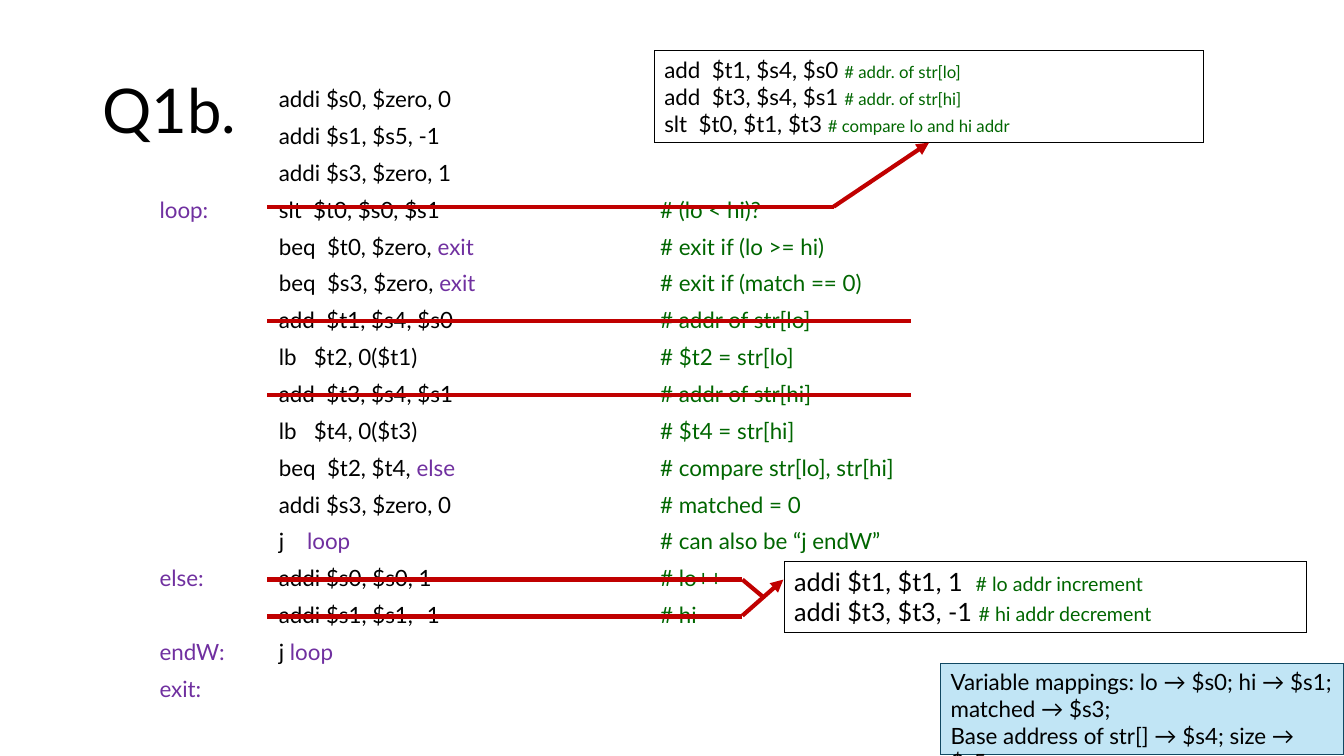
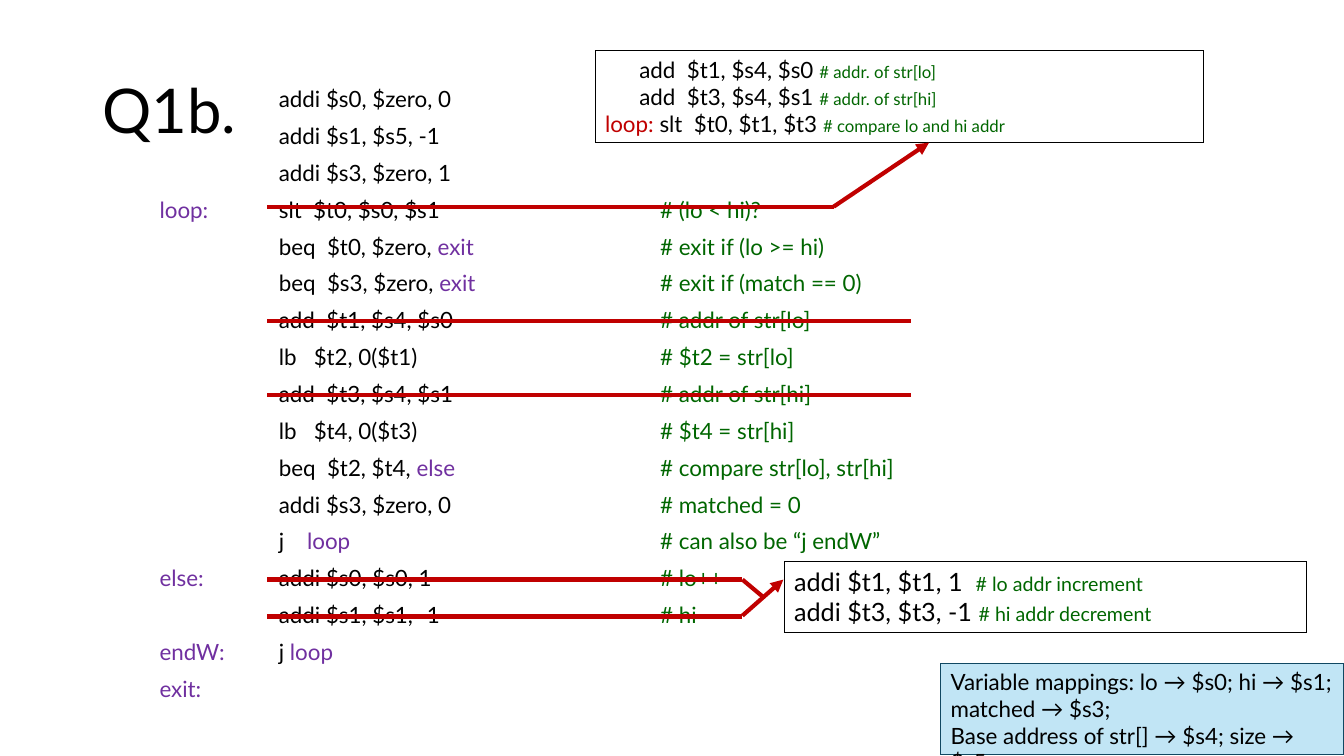
Before and after one commit to theodoreleebrant/TA-2425S1, a slide deck: slide 15 of CS2100/CS2100 Tutorial 3.pptx. Drawn at 1344x756 pixels with LibreOffice and Linux fonts; fonts in the diff are those of the drawing. Boxes give left, top, right and bottom in pixels: in the first picture for what was removed or moved away, otherwise in the second. Text is boxed around its words. In the diff, an @@ line names an element or a change of style, - is before the commit and + after.

Commit message:
revised T3

```diff
--- a/CS2100/CS2100 Tutorial 3.pptx
+++ b/CS2100/CS2100 Tutorial 3.pptx
@@ rectangle "add $t1, $s4, $s0 # ...": place and size @@
-rectangle "add $t1, $s4, $s0 # ..." at box(654, 51, 1204, 143)
+rectangle "add $t1, $s4, $s0 # ..." at box(595, 51, 1204, 143)
@@ text in rectangle at box(605, 113, 1005, 136): text changed; size 12 to 16 pt @@
-slt $t0, $t1, $t3 # compare lo and hi addr
+loop: slt $t0, $t1, $t3 # compare lo and hi addr
```
Also in this commit, not shown: 3 other slides changed.
